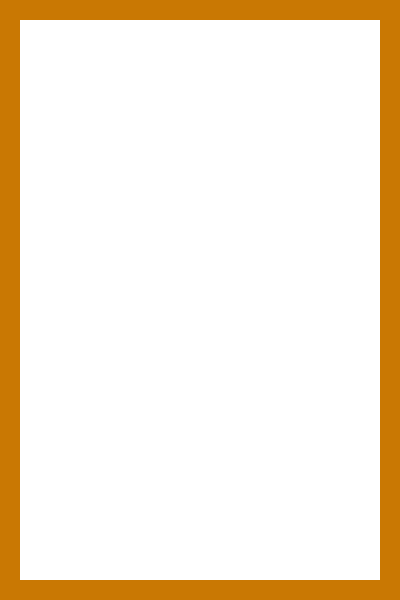
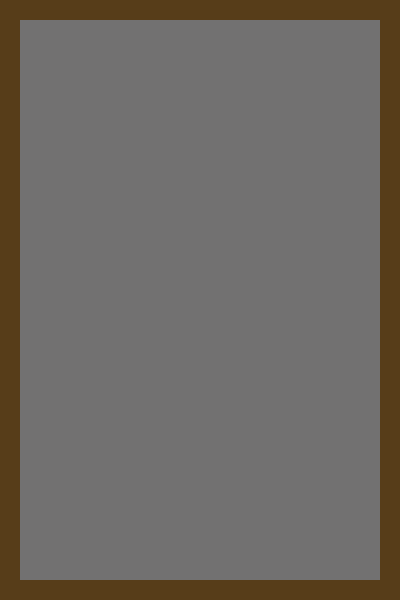
Two versions of the same layered image (400×600). Layer-by-layer changes:
added layer "Layer 3" above "Layer 1" over box(0, 0, 400, 600)
added layer "Layer 2 copy 2" above "Layer 2 copy" over box(0, 0, 400, 600)
added layer "Layer 2 copy" above "Layer 2" over box(0, 0, 400, 600)
